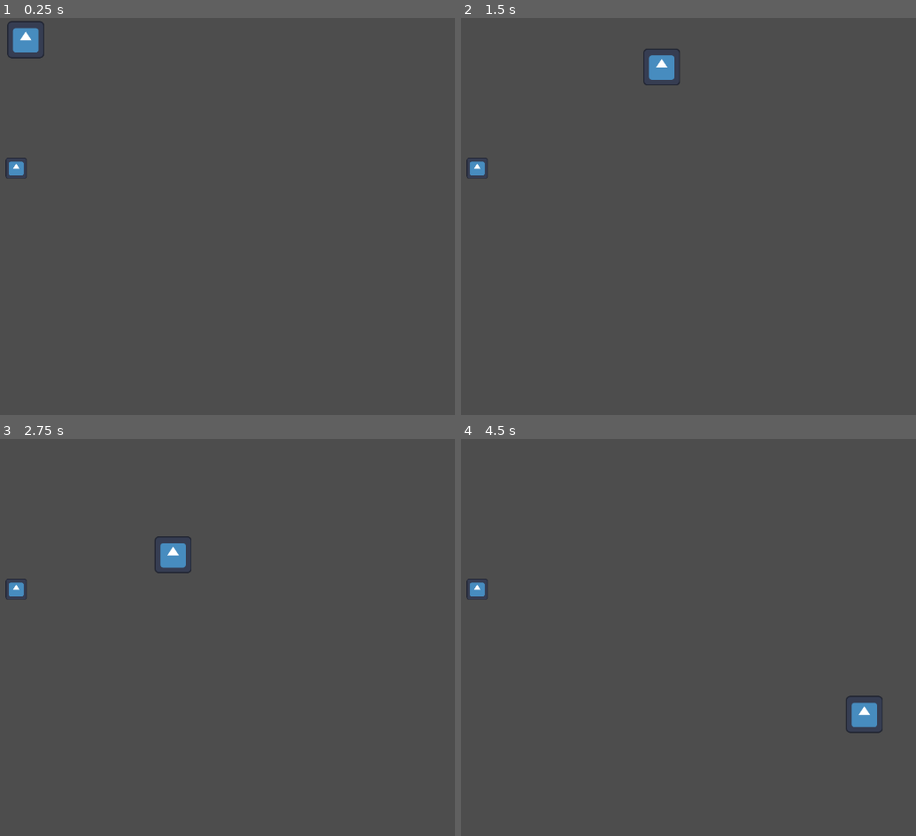
Above: before the commit, frames 1-4 (two rows, left to right).
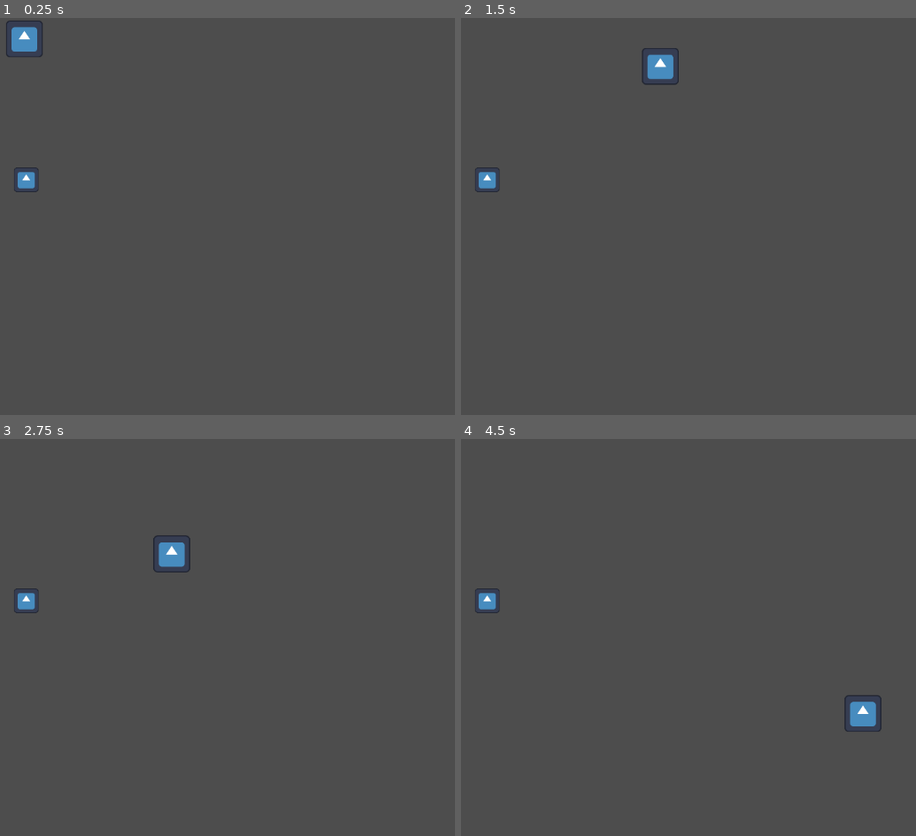
Above: after the commit, the same moments.

Repository: 24330/WORM-WORM-WORM
Game: Godot game, scene res://main_Scene.tscn
Same seed, same stepped clock (60 frames per second), same inputs: the game is played once before the commit and once after it. The engine's default icon, where the game draws it, is replaced by a stand-in: a white triangle on a blue panel in a dark square.
Inputs:
- Up to frame 1 (0.25 s): no input
- Up to frame 2 (1.5 s): hold Right (ui_right) from 0.53 s (still down)
- Up to frame 3 (2.75 s): release Right (ui_right) at 2.03 s; hold Left (ui_left) from 2.03 s (still down)
- Up to frame 4 (4.5 s): release Left (ui_left) at 2.78 s; hold Right (ui_right) 2.78-4.28 s; hold Left (ui_left) from 4.28 s (still down)

The runs differ from the first frame. In frame 1, 0.6% of the frame differs, in the area x 1-10%, y 0-44%; in frame 2, 0.5%; in frame 3, 0.6%; in frame 4, 0.6%, in the area x 1-93%, y 35-75%.

Commit message:
i dunno man

Diff:
--- a/foods.gd
+++ b/foods.gd
@@ -1,4 +1,11 @@
-extends StaticBody2D
-func _on_body_entered(body: Node2D) -> void:
-	if body.name == "playa":
-		hide()
+extends Area2D
+
+
+# Called when the node enters the scene tree for the first time.
+func _ready() -> void:
+	pass # Replace with function body.
+
+
+# Called every frame. 'delta' is the elapsed time since the previous frame.
+func _process(delta: float) -> void:
+	pass
--- /dev/null
+++ b/foods.tscn
@@ -0,0 +1,20 @@
+[gd_scene format=3 uid="uid://brdyttm2vckhq"]
+
+[ext_resource type="Texture2D" uid="uid://doq0tfmh1evbl" path="res://icon.svg" id="2_74fad"]
+
+[sub_resource type="GDScript" id="GDScript_vea5t"]
+script/source = "extends StaticBody2D
+"
+
+[sub_resource type="RectangleShape2D" id="RectangleShape2D_a600y"]
+size = Vector2(40, 40)
+
+[node name="foods" type="Area2D" unique_id=1392180074]
+script = SubResource("GDScript_vea5t")
+
+[node name="Sprite2D" type="Sprite2D" parent="." unique_id=2125418599]
+scale = Vector2(0.31250018, 0.31250012)
+texture = ExtResource("2_74fad")
+
+[node name="CollisionShape2D" type="CollisionShape2D" parent="." unique_id=1823130102]
+shape = SubResource("RectangleShape2D_a600y")
--- a/main_Scene.tscn
+++ b/main_Scene.tscn
@@ -2,37 +2,29 @@
 
 [ext_resource type="Script" uid="uid://dvv6rqqll3adg" path="res://playa.gd" id="1_2dfxr"]
 [ext_resource type="Texture2D" uid="uid://doq0tfmh1evbl" path="res://icon.svg" id="1_w1qci"]
-[ext_resource type="Script" uid="uid://b3rcnu7yn32rp" path="res://foods.gd" id="3_a600y"]
+[ext_resource type="PackedScene" uid="uid://brdyttm2vckhq" path="res://foods.tscn" id="3_a600y"]
+[ext_resource type="Script" uid="uid://dudmy48p4mymh" path="res://foods.gd" id="4_2moaj"]
 
 [sub_resource type="RectangleShape2D" id="RectangleShape2D_2dfxr"]
 size = Vector2(61, 60)
 
-[sub_resource type="RectangleShape2D" id="RectangleShape2D_a600y"]
-size = Vector2(35, 34)
-
 [node name="Node2D" type="Node2D" unique_id=86963004]
 
 [node name="Playa" type="CharacterBody2D" parent="." unique_id=769139188]
+position = Vector2(429, 33)
 motion_mode = 1
 script = ExtResource("1_2dfxr")
 
 [node name="Sprite2D" type="Sprite2D" parent="Playa" unique_id=1799808170]
-position = Vector2(431.25, 34.250015)
+position = Vector2(-1.1920929e-07, -5.9604645e-08)
 scale = Vector2(0.47265625, 0.47265625)
 texture = ExtResource("1_w1qci")
 
 [node name="CollisionShape2D" type="CollisionShape2D" parent="Playa" unique_id=2017631383]
-position = Vector2(432.25003, 34.250015)
 shape = SubResource("RectangleShape2D_2dfxr")
 
-[node name="foods" type="Area2D" parent="." unique_id=1483856784]
-script = ExtResource("3_a600y")
+[node name="foods" parent="." unique_id=1392180074 instance=ExtResource("3_a600y")]
+position = Vector2(432, 264)
+script = ExtResource("4_2moaj")
 
-[node name="Sprite2D" type="Sprite2D" parent="foods" unique_id=9820748]
-position = Vector2(415.75, 245.25002)
-scale = Vector2(0.26953113, 0.26953113)
-texture = ExtResource("1_w1qci")
-
-[node name="CollisionShape2D" type="CollisionShape2D" parent="foods" unique_id=1048124881]
-position = Vector2(415.5, 245)
-shape = SubResource("RectangleShape2D_a600y")
+[connection signal="area_entered" from="foods" to="Playa" method="_on_foods_area_entered"]
--- a/playa.gd
+++ b/playa.gd
@@ -18,3 +18,7 @@
 		velocity.x = move_toward(velocity.x, 0, SPEED)
 
 	move_and_slide()
+
+
+func _on_foods_area_entered(area: Area2D) -> void:
+	$"../foods".hide()
Not shown, changed: foods.gd.uid
